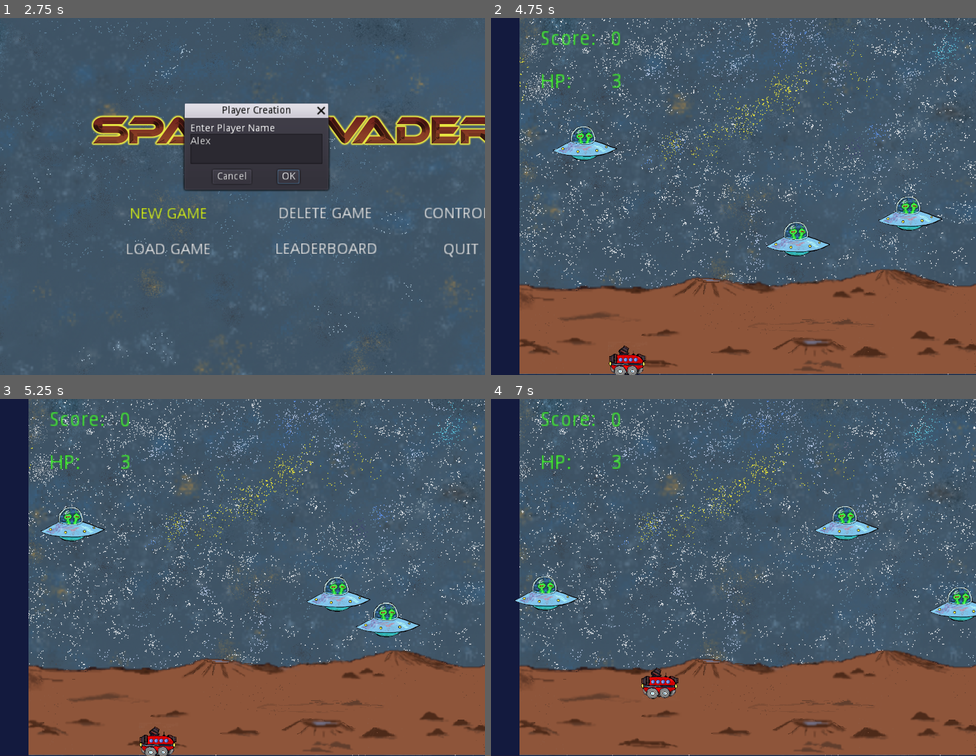
Above: before the commit, frames 1-4 (two rows, left to right).
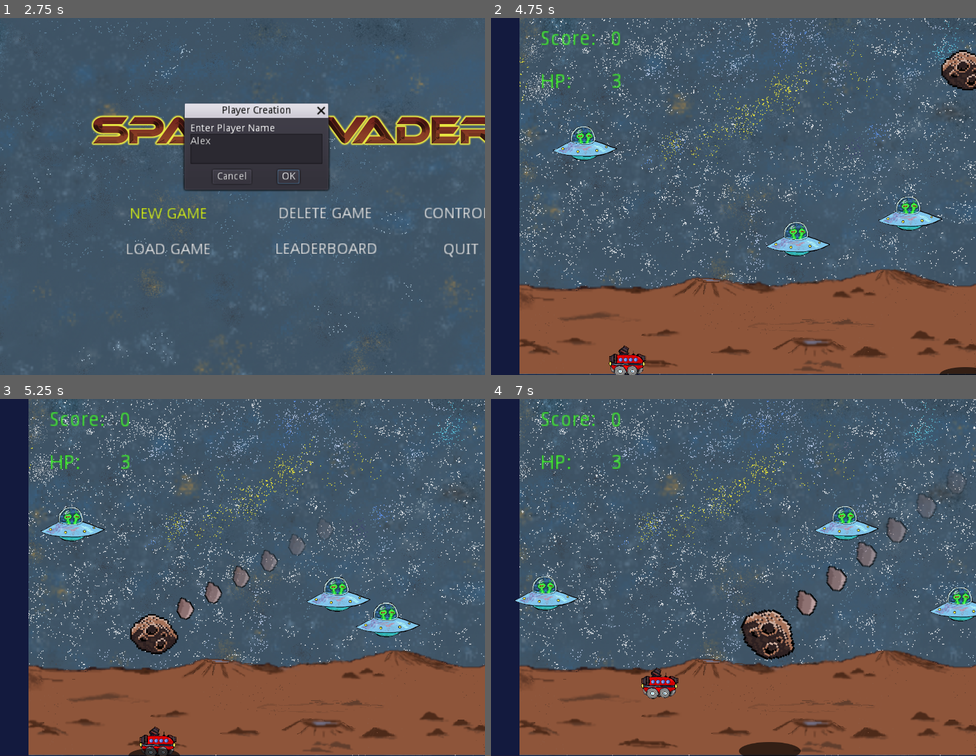
Above: after the commit, the same moments.

Repository: 13hnguyen/EchoWorld
Game: Godot game, scene res://Menus/MainMenu.tscn
Two runs of this game, one before a commit and one after it. Both use one fixed random seed, a clock stepped at 60 frames per second and the inputs below.
Inputs (mouse positions are in pixels of both pictures, inside the frame that each line leads up to):
- Up to frame 1 (2.75 s): click "NEW GAME" at 0.5 s; click (257, 150) at 1.27 s; type "Alex" at 1.35 s; click "NEW GAME" at 2 s
- Up to frame 2 (4.75 s): click "OK" at 2.75 s; hold D (move_right) 3.53-4.28 s; hold S (move_down) from 4.28 s (still down)
- Up to frame 3 (5.25 s): release S (move_down) at 5.03 s; hold D (move_right) from 5.03 s (still down)
- Up to frame 4 (7 s): release D (move_right) at 5.78 s; hold W (move_up) 5.78-6.53 s; hold Left (move_left) from 6.53 s (still down)

Frame 1 is identical in both runs. In frame 2, 0.8% of the frame differs, in the area x 24-100%, y 8-100%; in frame 3, 1.7%; in frame 4, 2.6%, in the area x 35-98%, y 19-100%.
Error before the commit: Parse Error: The identifier "rockGen" isn't declared in the current scope. (res://Level/Level.gd:29)

Commit message:
alien2 - tentacle

Diff:
--- a/Final_Project/GameData/gamedata.json
+++ b/Final_Project/GameData/gamedata.json
@@ -1 +1 @@
-[{"players":[{"health":3,"level":1,"name":"Amanda","score":320},{"health":3,"level":1,"name":"Reed","score":240},{"health":0,"level":-1,"name":"asan","score":440},{"health":0,"level":-1,"name":"Jaya","score":560}]}]
+[{"players":[{"health":3,"level":1,"name":"Amanda","score":320},{"health":3,"level":1,"name":"Reed","score":240},{"health":3,"level":1,"name":"asan","score":300},{"health":0,"level":-1,"name":"Jaya","score":560},{"health":3,"level":1,"name":"asan","score":300},{"health":3,"level":1,"name":"asan","score":300},{"health":3,"level":1,"name":"asdas","score":300}]}]
--- a/Final_Project/Level/Level.gd
+++ b/Final_Project/Level/Level.gd
@@ -26,7 +26,7 @@
 
   # Add rock generator to canvas layer since it follows the player
 
-  get_child(canvasIndex).add_child(rockGen)
+  #get_child(canvasIndex).add_child(rockGen)
 
   # Start the background music playing.
   $BackgndMusic.play()
Binary file added: Final_Project/Art/alien_2.png
Not shown, added: Final_Project/Art/alien_2.png.import
Binary file added: Final_Project/Art/alien_2_death.png
Not shown, added: Final_Project/Art/alien_2_death.png.import
Binary file changed: Final_Project/Art/badguns.png
